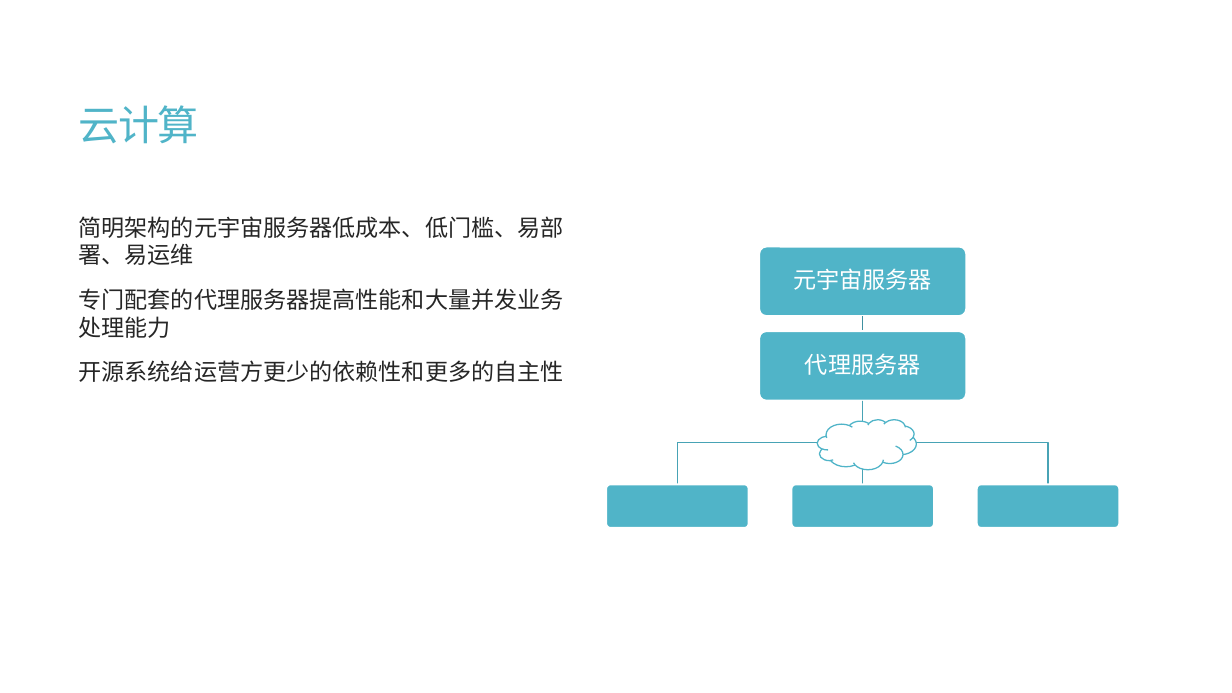
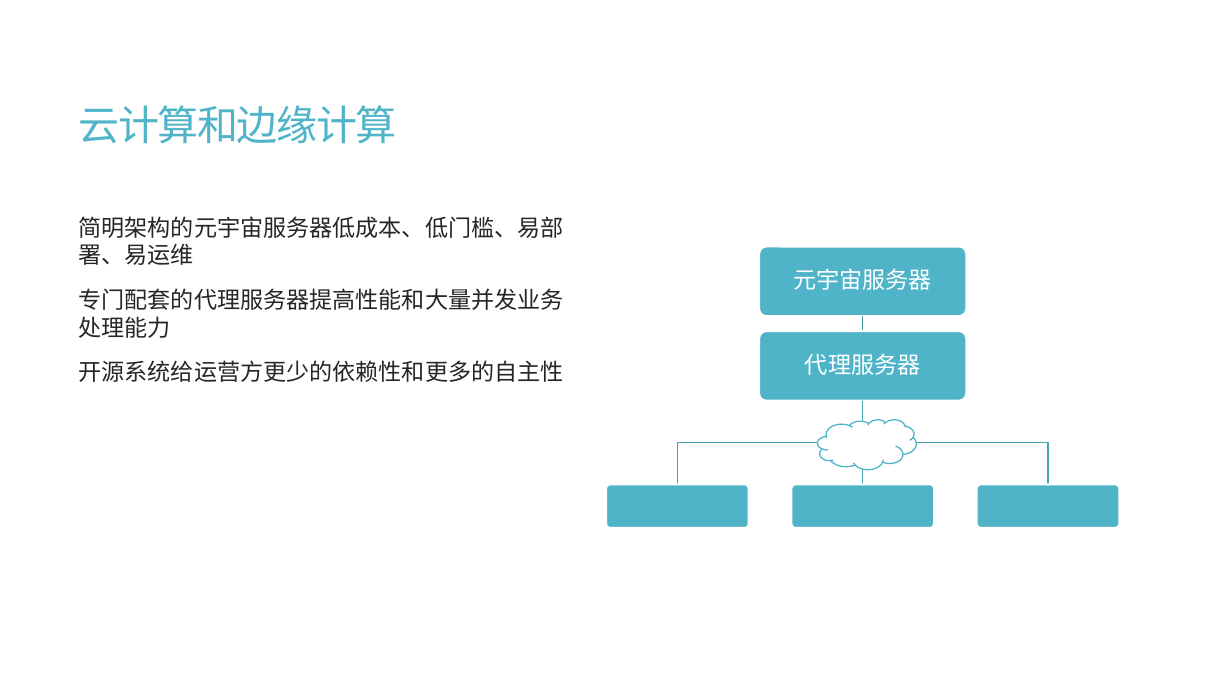
Before and after one commit to calcyu/chainway, a slide deck: slide 37 of Docs/城乡元宇宙服务器.pptx (slide 40 before the commit). Drawn at 1232x693 pixels with LibreOffice and Linux fonts; fonts in the diff are those of the drawing. Boxes give left, top, right and bottom in pixels: in the first picture for what was removed or moved away, otherwise in the second. Text is boxed around its words. In the diff, an @@ line names an element or a change of style, - is before the commit and + after.

```diff
--- a/Docs/城乡元宇宙服务器.pptx
+++ b/Docs/城乡元宇宙服务器.pptx
@@ title at [79,105,397,144]: text changed @@
-云计算
+云计算和边缘计算
```
Also in this commit, not shown: 7 other slides changed, 1 slide added, 3 slides removed, 13 other files.
